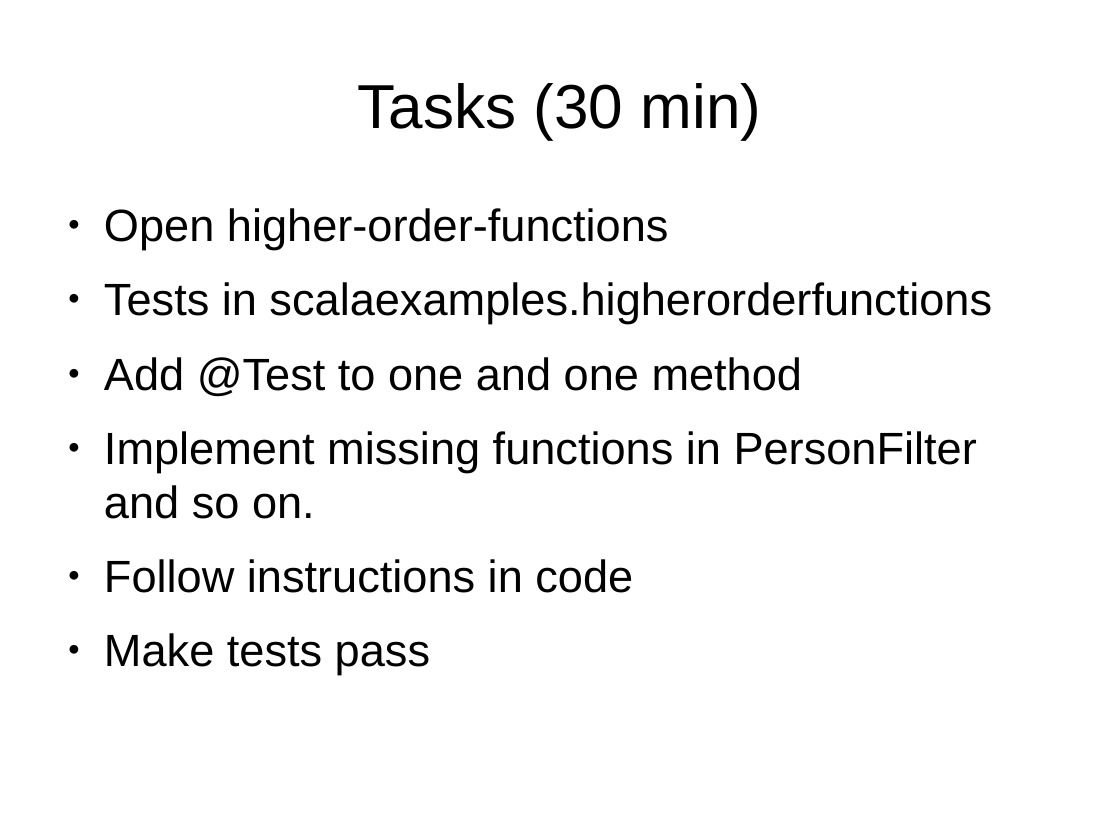
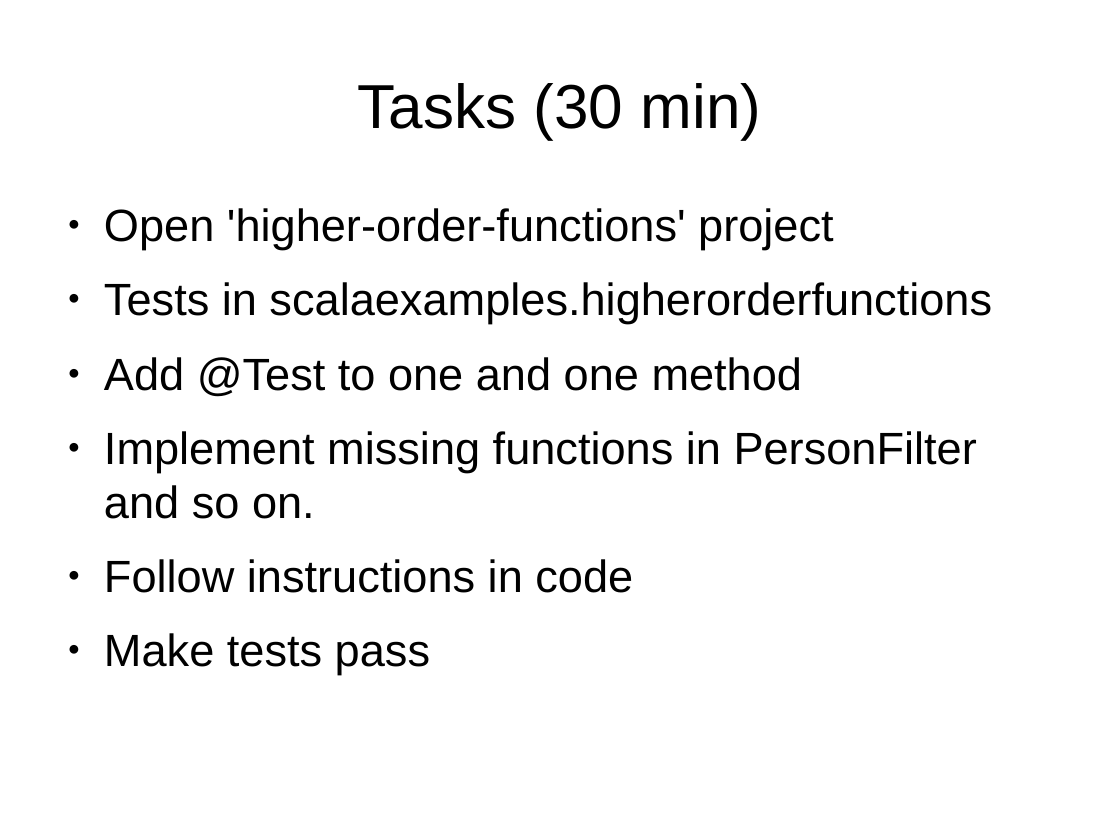
Before and after one commit to javaBin/scala-training-slides, a slide deck: slide 12 of 2.2 - higherorderfunctions.odp. Drawn at 1120x840 pixels with LibreOffice and Linux fonts; fonts in the diff are those of the drawing; background and template pictures are left out. Boxes give left, top, right and bottom in pixels: in the first picture for what was removed or moved away, otherwise in the second. Text is boxed around its words. In the diff, an @@ line names an element or a change of style, - is before the commit and + after.

```diff
--- a/2.2 - higherorderfunctions.odp
+++ b/2.2 - higherorderfunctions.odp
@@ text at [104, 208, 833, 250]: text changed @@
-● Open higher-order-functions
+● Open 'higher-order-functions' project
```
Also in this commit, not shown: 3 other slides changed, 9 other files.
